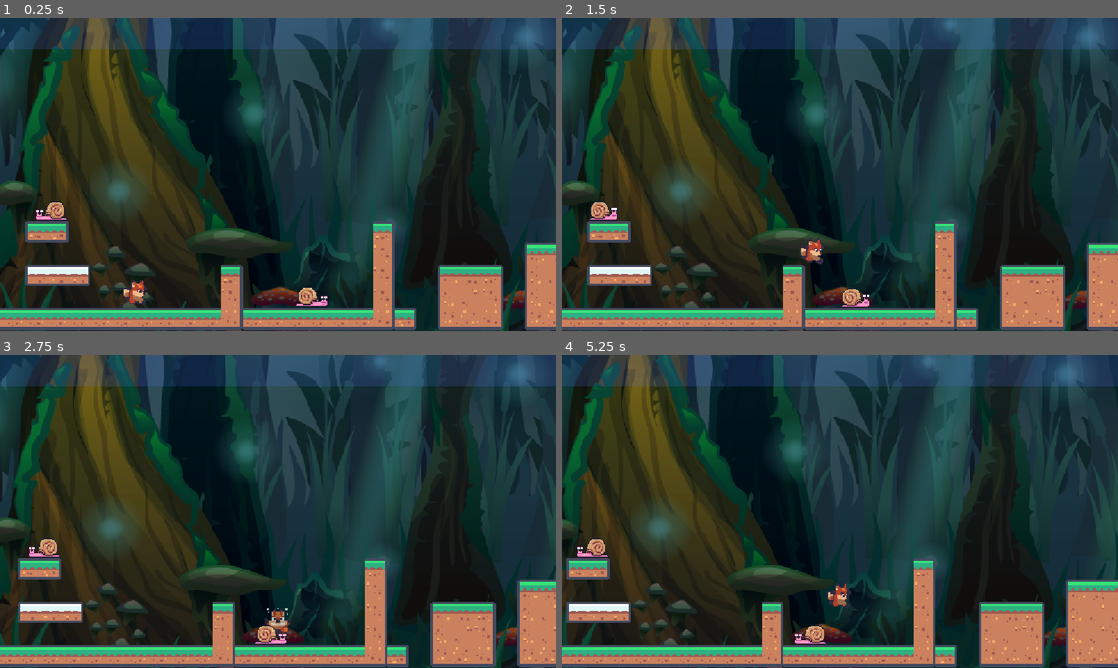
Above: before the commit, frames 1-4 (two rows, left to right).
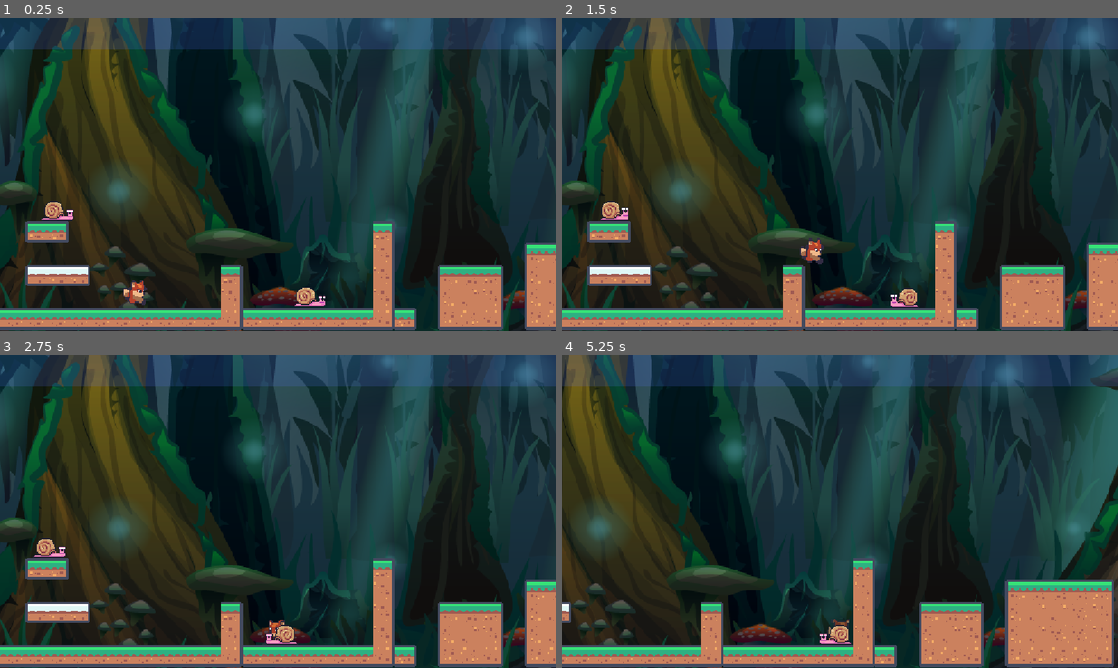
Above: after the commit, the same moments.

Repository: DogWizardStudios/FoxyPlatformer
Game: Godot game, scene res://scenes/level_base/level_base.tscn
Same seed, same stepped clock (60 frames per second), same inputs: the game is played once before the commit and once after it.
Inputs:
- Up to frame 1 (0.25 s): no input
- Up to frame 2 (1.5 s): hold D (right) from 0.53 s (still down); tap W (jump) at 0.77 s
- Up to frame 3 (2.75 s): tap W (jump) at 1.52 s; release D (right) at 2.03 s; hold A (left) from 2.03 s (still down)
- Up to frame 4 (5.25 s): release A (left) at 2.78 s; hold D (right) 2.78-4.28 s; tap W (jump) at 3.02, 3.77, 4.52 s; hold A (left) 4.28-5.03 s; hold D (right) from 5.03 s (still down)

The runs differ from the first frame. In frame 1, 0.4% of the frame differs, in the area x 6-59%, y 58-93%; in frame 2, 0.8%; in frame 3, 20%; in frame 4, 62%, in the area x 0-100%, y 0-100%.

Commit message:
Adj snail speed

Diff:
--- a/enemies/snail/snail.tscn
+++ b/enemies/snail/snail.tscn
@@ -13,6 +13,7 @@
 
 [node name="Snail" unique_id=284284932 instance=ExtResource("1_0b5g0")]
 script = ExtResource("2_jo7rh")
+speed = 40.0
 
 [node name="AnimatedSprite2D" parent="." index="0" unique_id=518088967]
 scale = Vector2(0.75, 0.75)
